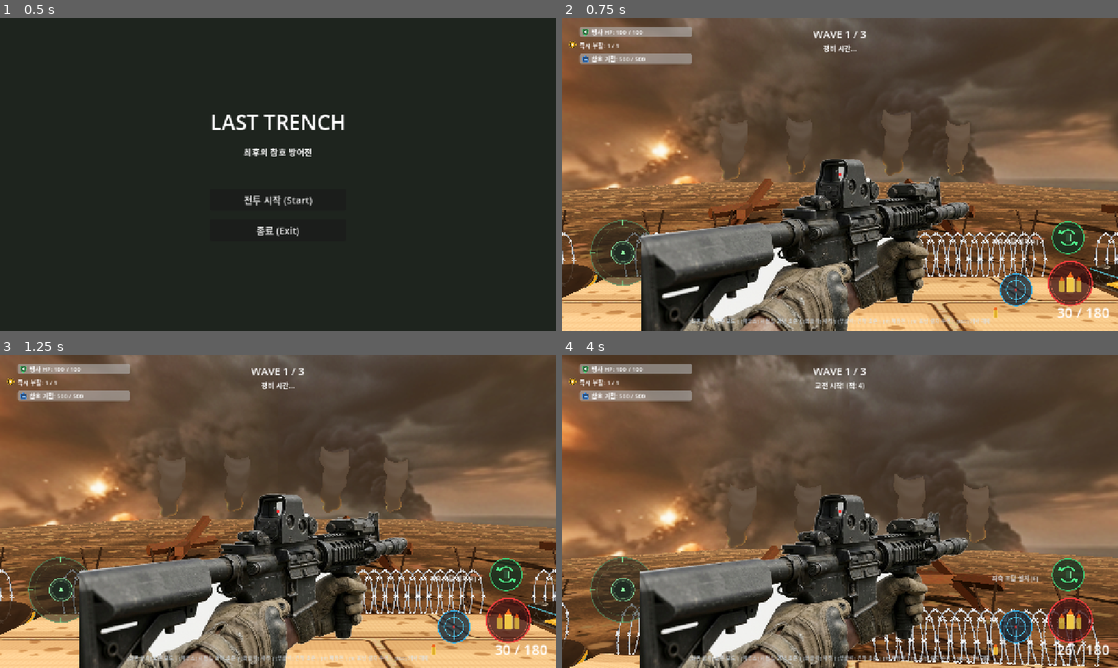
Above: before the commit, frames 1-4 (two rows, left to right).
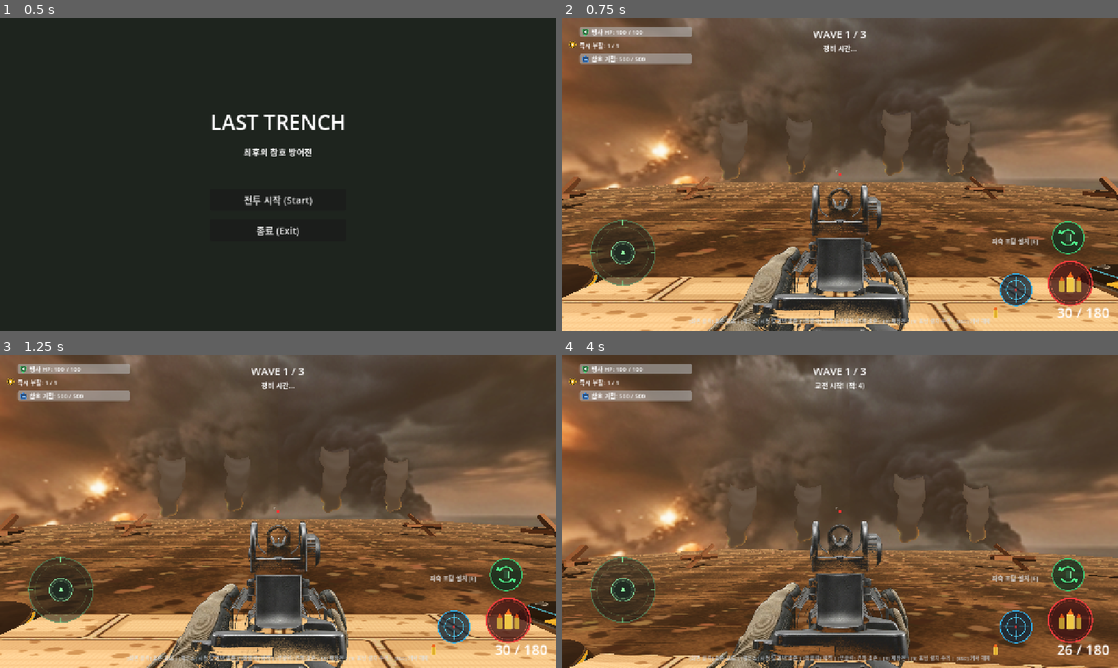
Above: after the commit, the same moments.

Repository: honglabai/last-trench
Game: Godot game, scene res://scenes/app/main_menu.tscn
Same seed, same stepped clock (60 frames per second), same inputs: the game is played once before the commit and once after it.
Inputs (mouse positions are in pixels of both pictures, inside the frame that each line leads up to):
- Up to frame 1 (0.5 s): no input
- Up to frame 2 (0.75 s): click "전투 시작 (Start)" at 0.5 s
- Up to frame 3 (1.25 s): no input
- Up to frame 4 (4 s): tap Enter at 1.25 s; move the mouse to (962, 495) at 1.27 s; hold D (move_right) 1.28-2.03 s; hold Right mouse button (aim) 1.28-2.03 s; click (962, 495) at 1.55 s; move the mouse to (812, 511) at 2.02 s; hold W (move_forward) from 2.03 s (still down); click (812, 511) at 2.1 s; right-click (812, 511) at 2.3 s; move the mouse to (851, 505) at 2.77 s; hold Right mouse button (aim) 2.78-3.53 s; click (851, 505) at 3.05 s; move the mouse to (834, 517) at 3.52 s; click (834, 517) at 3.6 s; right-click (834, 517) at 3.8 s

Frame 1 is identical in both runs. In frame 2, 22% of the frame differs, in the area x 0-100%, y 45-100%; in frame 3, 23%; in frame 4, 26%, in the area x 0-100%, y 44-100%.

Commit message:
feat: implement true ADS iron sights (가늠좌/가늠쇠) viewmodel and open central killzone so enemies cannot hide

Diff:
--- a/scenes/actors/enemy_infantry.tscn
+++ b/scenes/actors/enemy_infantry.tscn
@@ -6,8 +6,8 @@
 [ext_resource type="Texture2D" uid="uid://26n381x3ug5c" path="res://assets/textures/tex_enemy_soldier_realistic.png" id="4_realistic_soldier"]
 
 [sub_resource type="CapsuleShape3D" id="CapsuleShape3D_infantry"]
-radius = 0.4
-height = 1.8
+radius = 0.55
+height = 1.9
 
 [sub_resource type="CapsuleMesh" id="CapsuleMesh_body"]
 radius = 0.4
@@ -28,7 +28,7 @@
 script = ExtResource("1_ai")
 max_health = 60.0
 move_speed = 3.2
-attack_range = 14.0
+attack_range = 10.0
 attack_damage = 8.0
 
 [node name="CollisionShape3D" type="CollisionShape3D" parent="."]
--- a/scenes/maps/trench_map.tscn
+++ b/scenes/maps/trench_map.tscn
@@ -170,42 +170,42 @@
 [node name="BarbedWires" type="Node3D" parent="Environment"]
 
 [node name="Wire1" type="Sprite3D" parent="Environment/BarbedWires"]
-transform = Transform3D(1, 0, 0, 0, 1, 0, 0, 0, 1, -7.5, 0.5, -1.8)
+transform = Transform3D(1, 0, 0, 0, 1, 0, 0, 0, 1, -13.5, 0.5, -3.5)
 pixel_size = 0.005
 alpha_cut = 1
 texture_filter = 5
 texture = ExtResource("9_wire")
 
 [node name="Wire2" type="Sprite3D" parent="Environment/BarbedWires"]
-transform = Transform3D(1, 0, 0, 0, 1, 0, 0, 0, 1, -4.5, 0.5, -1.8)
+transform = Transform3D(1, 0, 0, 0, 1, 0, 0, 0, 1, -11, 0.5, -3.5)
 pixel_size = 0.005
 alpha_cut = 1
 texture_filter = 5
 texture = ExtResource("9_wire")
 
 [node name="Wire3" type="Sprite3D" parent="Environment/BarbedWires"]
-transform = Transform3D(1, 0, 0, 0, 1, 0, 0, 0, 1, -1.5, 0.5, -1.8)
+transform = Transform3D(1, 0, 0, 0, 1, 0, 0, 0, 1, -8.5, 0.5, -3.5)
 pixel_size = 0.005
 alpha_cut = 1
 texture_filter = 5
 texture = ExtResource("9_wire")
 
 [node name="Wire4" type="Sprite3D" parent="Environment/BarbedWires"]
-transform = Transform3D(1, 0, 0, 0, 1, 0, 0, 0, 1, 1.5, 0.5, -1.8)
+transform = Transform3D(1, 0, 0, 0, 1, 0, 0, 0, 1, 8.5, 0.5, -3.5)
 pixel_size = 0.005
 alpha_cut = 1
 texture_filter = 5
 texture = ExtResource("9_wire")
 
 [node name="Wire5" type="Sprite3D" parent="Environment/BarbedWires"]
-transform = Transform3D(1, 0, 0, 0, 1, 0, 0, 0, 1, 4.5, 0.5, -1.8)
+transform = Transform3D(1, 0, 0, 0, 1, 0, 0, 0, 1, 11, 0.5, -3.5)
 pixel_size = 0.005
 alpha_cut = 1
 texture_filter = 5
 texture = ExtResource("9_wire")
 
 [node name="Wire6" type="Sprite3D" parent="Environment/BarbedWires"]
-transform = Transform3D(1, 0, 0, 0, 1, 0, 0, 0, 1, 7.5, 0.5, -1.8)
+transform = Transform3D(1, 0, 0, 0, 1, 0, 0, 0, 1, 13.5, 0.5, -3.5)
 pixel_size = 0.005
 alpha_cut = 1
 texture_filter = 5
@@ -214,16 +214,16 @@
 [node name="Hedgehogs" type="Node3D" parent="Environment"]
 
 [node name="Hedgehog1" parent="Environment/Hedgehogs" instance=ExtResource("11_hedgehog")]
-transform = Transform3D(0.965926, 0, 0.258819, 0, 1, 0, -0.258819, 0, 0.965926, -7.5, 0, -3.8)
+transform = Transform3D(0.965926, 0, 0.258819, 0, 1, 0, -0.258819, 0, 0.965926, -12, 0, -8)
 
 [node name="Hedgehog2" parent="Environment/Hedgehogs" instance=ExtResource("11_hedgehog")]
-transform = Transform3D(0.866025, 0, -0.5, 0, 1, 0, 0.5, 0, 0.866025, -2.5, 0, -4.8)
+transform = Transform3D(0.866025, 0, -0.5, 0, 1, 0, 0.5, 0, 0.866025, -9, 0, -12)
 
 [node name="Hedgehog3" parent="Environment/Hedgehogs" instance=ExtResource("11_hedgehog")]
-transform = Transform3D(0.707107, 0, 0.707107, 0, 1, 0, -0.707107, 0, 0.707107, 2.5, 0, -4.8)
+transform = Transform3D(0.707107, 0, 0.707107, 0, 1, 0, -0.707107, 0, 0.707107, 9, 0, -12)
 
 [node name="Hedgehog4" parent="Environment/Hedgehogs" instance=ExtResource("11_hedgehog")]
-transform = Transform3D(0.965926, 0, -0.258819, 0, 1, 0, 0.258819, 0, 0.965926, 7.5, 0, -3.8)
+transform = Transform3D(0.965926, 0, -0.258819, 0, 1, 0, 0.258819, 0, 0.965926, 12, 0, -8)
 
 [node name="BattlefieldAtmosphere" type="Node3D" parent="Environment"]
 
--- a/scenes/ui/fps_viewmodel.tscn
+++ b/scenes/ui/fps_viewmodel.tscn
@@ -1,7 +1,7 @@
 [gd_scene load_steps=3 format=3 uid="uid://fpsviewmod91x"]
 
 [ext_resource type="Script" path="res://scripts/ui/fps_viewmodel.gd" id="1_vm"]
-[ext_resource type="Texture2D" uid="uid://c012fvimovgei" path="res://assets/textures/tex_fps_arms_rifle.png" id="2_gun"]
+[ext_resource type="Texture2D" uid="uid://bbpwn42tj6r2x" path="res://assets/textures/tex_fps_iron_sights.png" id="2_gun"]
 
 [node name="FPSViewModel" type="Control"]
 layout_mode = 3
@@ -15,17 +15,17 @@
 
 [node name="RifleRect" type="TextureRect" parent="."]
 layout_mode = 1
-anchors_preset = 7
+anchors_preset = 8
 anchor_left = 0.5
-anchor_top = 1.0
+anchor_top = 0.5
 anchor_right = 0.5
-anchor_bottom = 1.0
-offset_left = -460.0
-offset_top = -500.0
-offset_right = 460.0
-offset_bottom = 17.0
+anchor_bottom = 0.5
+offset_left = -640.0
+offset_top = -322.0
+offset_right = 640.0
+offset_bottom = 398.0
 grow_horizontal = 2
-grow_vertical = 0
+grow_vertical = 2
 mouse_filter = 2
 texture = ExtResource("2_gun")
 expand_mode = 1
@@ -34,9 +34,9 @@
 [node name="MuzzleFlash" type="ColorRect" parent="RifleRect"]
 visible = false
 layout_mode = 0
-offset_left = 438.0
-offset_top = 85.0
-offset_right = 462.0
-offset_bottom = 115.0
+offset_left = 626.0
+offset_top = 285.0
+offset_right = 654.0
+offset_bottom = 320.0
 mouse_filter = 2
-color = Color(1, 0.85, 0.35, 0.9)
+color = Color(1, 0.9, 0.35, 0.95)
--- a/scripts/combat/weapon_component.gd
+++ b/scripts/combat/weapon_component.gd
@@ -80,11 +80,19 @@
 
 	if space_state:
 		var end_pos := origin + direction.normalized() * range_distance
-		var query := PhysicsRayQueryParameters3D.create(origin, end_pos, 1 | 4 | 8 | 16, exclude)
-		query.collide_with_areas = true
-		query.collide_with_bodies = true
+		# Priority 1: Check Enemies (Layer 4) and Destructible units (Layer 8) so obstacles NEVER block hits on enemies
+		var enemy_query := PhysicsRayQueryParameters3D.create(origin, end_pos, 4 | 8, exclude)
+		enemy_query.collide_with_areas = true
+		enemy_query.collide_with_bodies = true
+		var result := space_state.intersect_ray(enemy_query)
 
-		var result := space_state.intersect_ray(query)
+		# Priority 2: If no enemy in line of fire, check environment/covers (Layer 1 | 16) for impact
+		if result.is_empty():
+			var env_query := PhysicsRayQueryParameters3D.create(origin, end_pos, 1 | 16, exclude)
+			env_query.collide_with_areas = true
+			env_query.collide_with_bodies = true
+			result = space_state.intersect_ray(env_query)
+
 		var target_pos := end_pos
 		if not result.is_empty():
 			var collider: Object = result.collider
--- a/scripts/ui/fps_viewmodel.gd
+++ b/scripts/ui/fps_viewmodel.gd
@@ -32,20 +32,22 @@
 func _process(delta: float) -> void:
 	# 1. Subtle idle breathing sway
 	sway_time += delta * 2.0
-	var sway_x := sin(sway_time) * (1.5 if not is_aiming else 0.5)
-	var sway_y := cos(sway_time * 2.0) * (2.0 if not is_aiming else 0.8)
+	var sway_x := sin(sway_time) * (0.8 if not is_aiming else 0.25)
+	var sway_y := cos(sway_time * 2.0) * (1.2 if not is_aiming else 0.35)
 
 	# 2. Recoil decay
-	recoil_offset = recoil_offset.lerp(Vector2.ZERO, 16.0 * delta)
+	recoil_offset = recoil_offset.lerp(Vector2.ZERO, 18.0 * delta)
 
-	# 3. Target offset (ADS or Reload)
+	# 3. Target offset (Iron Sights ADS or Ready or Reload)
 	var desired := Vector2.ZERO
 	if is_reloading:
-		desired = Vector2(0.0, 150.0) # Lower rifle during reload
+		desired = Vector2(0.0, 180.0) # Lower rifle out of sight during reload
 	elif is_aiming:
-		desired = Vector2(-25.0, -15.0) # Tighten towards center crosshair
+		desired = Vector2(0.0, 0.0) # Full iron sight picture: 가늠좌/가늠쇠 aligned with crosshair
+	else:
+		desired = Vector2(0.0, 32.0) # Lower slightly in ready stance for broad field awareness
 
-	current_offset = current_offset.lerp(desired, 12.0 * delta)
+	current_offset = current_offset.lerp(desired, 14.0 * delta)
 
 	if rifle_rect:
 		rifle_rect.position = rest_position + current_offset + recoil_offset + Vector2(sway_x, sway_y)
@@ -58,8 +60,8 @@
 
 func on_fire() -> void:
 	# Recoil impulse
-	recoil_offset.y += 22.0 # Kick back
-	recoil_offset.x += randf_range(-2.5, 2.5)
+	recoil_offset.y += 18.0 # Recoil kick
+	recoil_offset.x += randf_range(-1.5, 1.5)
 	flash_timer = 0.05
 	if muzzle_flash:
 		muzzle_flash.visible = true
--- a/tests/test_p11_viewmodel_and_obstacles.gd
+++ b/tests/test_p11_viewmodel_and_obstacles.gd
@@ -3,7 +3,7 @@
 func _init() -> void:
 	print("[TEST] Running P11 FPS ViewModel, Parapet & Obstacle Non-blocking Tests...")
 
-	# 1. Test FPS ViewModel component
+	# 1. Test FPS ViewModel component with Iron Sights
 	var vm_scene = load("res://scenes/ui/fps_viewmodel.tscn")
 	if not vm_scene:
 		push_error("Failed to load res://scenes/ui/fps_viewmodel.tscn")
@@ -17,11 +17,11 @@
 		return
 	root.add_child(vm)
 
-	if not vm.rifle_rect or not vm.rifle_rect.texture:
-		push_error("FPSViewModel rifle texture missing")
+	if not vm.rifle_rect or not vm.rifle_rect.texture or not vm.rifle_rect.texture.resource_path.contains("tex_fps_iron_sights"):
+		push_error("FPSViewModel iron sights texture missing or not tex_fps_iron_sights")
 		quit(1)
 		return
-	print("[PASS] FPSViewModel instantiated with rifle texture: ", vm.rifle_rect.texture.resource_path)
+	print("[PASS] FPSViewModel instantiated with true iron sights texture: ", vm.rifle_rect.texture.resource_path)
 
 	# Test firing recoil
 	var pre_recoil = vm.recoil_offset
@@ -121,6 +121,23 @@
 		return
 	var clearance = eye_y - sandbag_top_y
 	print("[PASS] Clear line of sight verified: Eye level = %.2fm, Sandbag top = %.2fm (Clearance = +%.2fm)" % [eye_y, sandbag_top_y, clearance])
+
+	# 5. Test central combat sector obstacle clearance (enemies cannot hide)
+	var hedgehogs = map.find_child("Hedgehogs", true, false)
+	if hedgehogs:
+		for child in hedgehogs.get_children():
+			if child is Node3D and abs(child.position.x) < 7.0:
+				push_error("Hedgehog found in central combat sector X=%f (enemies could hide behind it)" % child.position.x)
+				quit(1)
+				return
+	var wires = map.find_child("BarbedWires", true, false)
+	if wires:
+		for child in wires.get_children():
+			if child is Node3D and abs(child.position.x) < 7.0:
+				push_error("Barbed wire found in central combat sector X=%f (enemies could hide behind it)" % child.position.x)
+				quit(1)
+				return
+	print("[PASS] Open central killzone verified (zero obstacles between X=-7.0 and X=+7.0, enemies cannot hide)")
 	map.queue_free()
 
 	print("[TEST COMPLETE] P11 FPS ViewModel, Parapet & Obstacle tests passed with 0 errors!")
Binary file added: assets/textures/tex_fps_iron_sights.png
Not shown, added: assets/textures/tex_fps_iron_sights.png.import
Not shown, changed: public/index.pck
